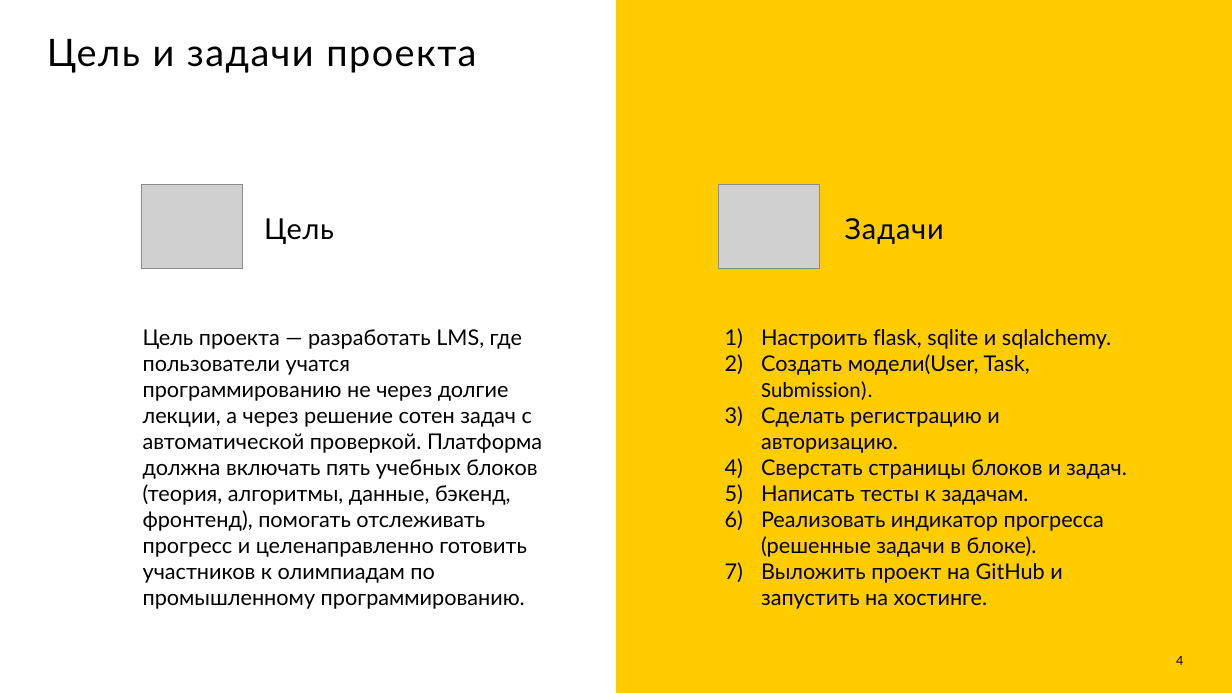
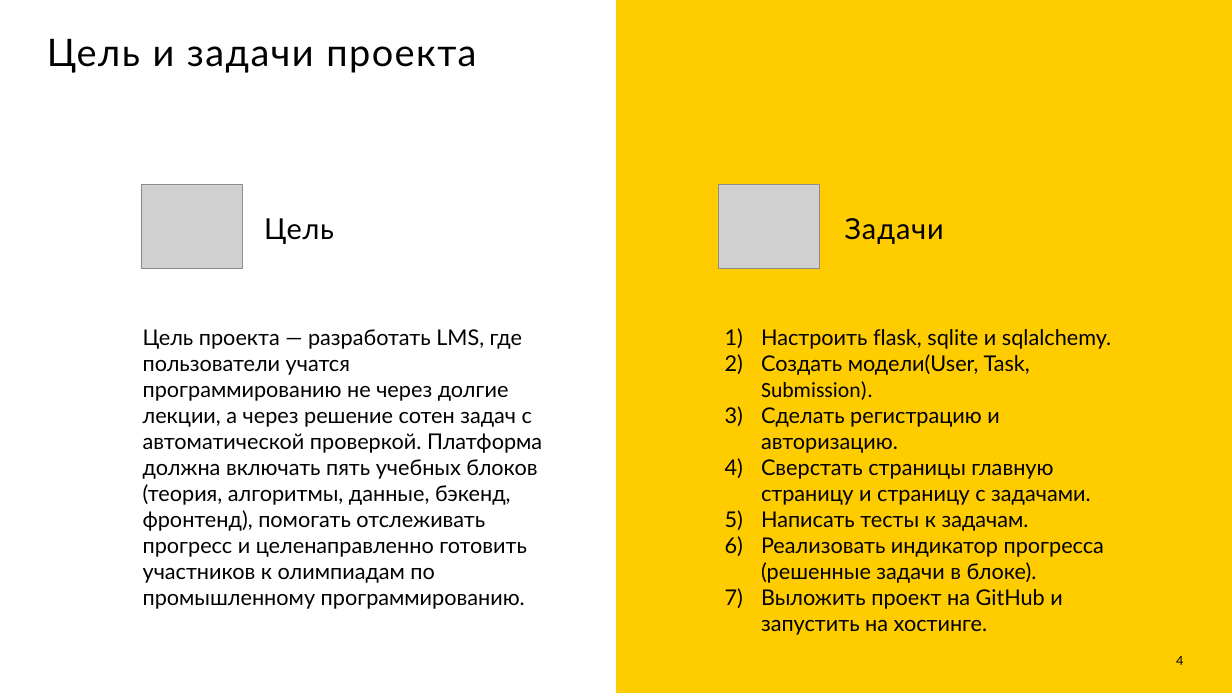
Before and after one commit to RadmirRamazanov/AreteLMS, a slide deck: slide 4 of docs/Presentation.pptx. Drawn at 1232x693 pixels with LibreOffice and Linux fonts; fonts in the diff are those of the drawing; grey boxes stand for pictures. Boxes give left, top, right and bottom in pixels: in the first picture for what was removed or moved away, otherwise in the second. Text is boxed around its words. In the diff, an @@ line names an element or a change of style, - is before the commit and + after.

```diff
--- a/docs/Presentation.pptx
+++ b/docs/Presentation.pptx
@@ text at (761, 459, 1090, 505): text changed @@
-4) Сверстать страницы блоков и задач.
+4) Сверстать страницы главную страницу и страницу с задачами.
```
Also in this commit, not shown: 3 other slides changed, 1 other file.
